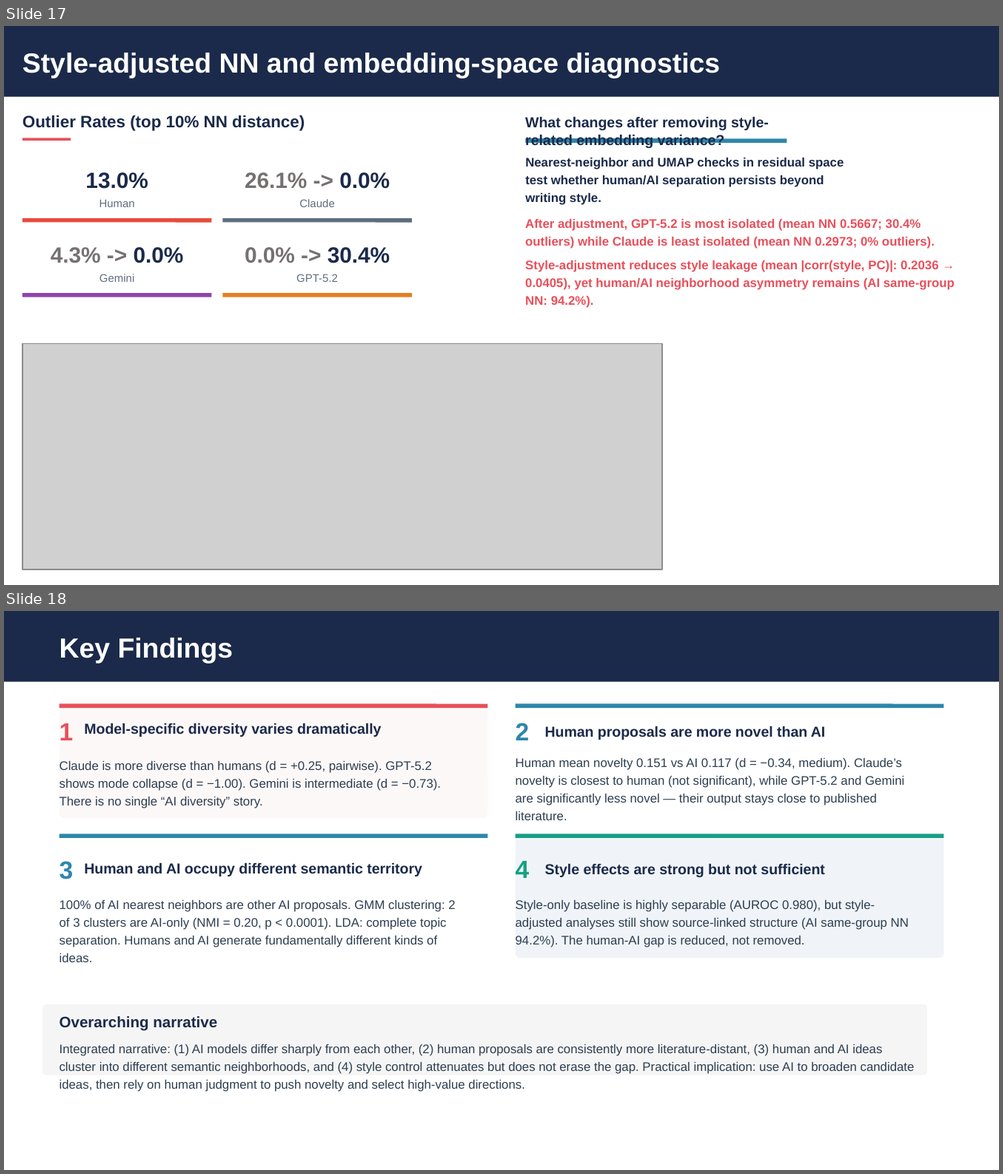
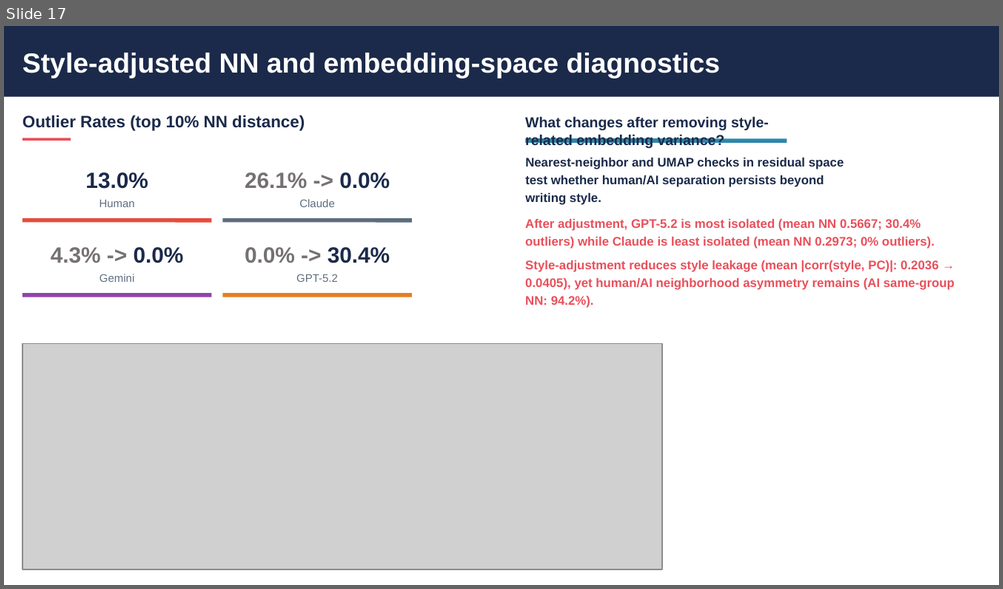
Before and after one commit to eveyhuang/human-AI-proposal, a slide deck: results/diversity_analysis_presentation_baseline_updated_20260218.pptx. Shown one above the other, each under a label of ours: slides 17 and 18 before the commit, slide 17 after it. The pictures are 1003x1174 and 1003x589 pixels, drawn with LibreOffice and Linux fonts; fonts in the diff are those of the drawing; grey boxes stand for pictures. Boxes give left, top, right and bottom in pixels: in the first picture for what was removed or moved away, otherwise in the second. Text is boxed around its words. In the diff, an @@ line names an element or a change of style, - is before the commit and + after.

Commit message:
fix errors in compare proposals and update quality to slides

```diff
--- a/results/diversity_analysis_presentation_baseline_updated_20260218.pptx
+++ b/results/diversity_analysis_presentation_baseline_updated_20260218.pptx
@@ slide 18 removed at (x1=4, y1=611, x2=999, y2=1170), background #FFFFFF @@
@@ rectangle removed at (x1=4, y1=611, x2=999, y2=681) @@
@@ text removed at (x1=60, y1=638, x2=233, y2=664) @@
-Key Findings
@@ rounded rectangle removed at (x1=60, y1=703, x2=489, y2=818) @@
@@ line removed from (60, 706) to (487, 706) @@
@@ line removed from (515, 706) to (943, 706) @@
@@ text removed at (x1=60, y1=723, x2=74, y2=741) @@
-1
@@ text removed at (x1=84, y1=723, x2=381, y2=737) @@
-Model-specific diversity varies dramatically
@@ text removed at (x1=515, y1=723, x2=529, y2=741) @@
-2
@@ text removed at (x1=545, y1=726, x2=825, y2=740) @@
-Human proposals are more novel than AI
@@ text removed at (x1=60, y1=761, x2=441, y2=809) @@
-Claude is more diverse than humans (d = +0.25, pairwise). GPT-5.2 shows mode collapse (d = −1.00). Gemini is intermediate (d = −0.73). There is no single “AI diversity” story.
@@ text removed at (x1=515, y1=758, x2=904, y2=806) @@
-Human mean novelty 0.151 vs AI 0.117 (d = −0.34, medium). Claude’s novelty is closest to human (not significant), while GPT-5.2 and Gemini are significantly less novel — their output stays close to published literature.
@@ line removed from (60, 836) to (487, 836) @@
@@ rounded rectangle removed at (x1=515, y1=834, x2=944, y2=958) @@
@@ line removed from (515, 836) to (943, 836) @@
@@ text removed at (x1=60, y1=861, x2=74, y2=880) @@
-3
@@ text removed at (x1=84, y1=863, x2=422, y2=877) @@
-Human and AI occupy different semantic territory
@@ text removed at (x1=515, y1=861, x2=529, y2=878) @@
-4
@@ text removed at (x1=545, y1=863, x2=824, y2=877) @@
-Style effects are strong but not sufficient
@@ text removed at (x1=60, y1=900, x2=455, y2=948) @@
-100% of AI nearest neighbors are other AI proposals. GMM clustering: 2 of 3 clusters are AI-only (NMI = 0.20, p < 0.0001). LDA: complete topic separation. Humans and AI generate fundamentally different kinds of ideas.
@@ text removed at (x1=515, y1=900, x2=908, y2=948) @@
-Style-only baseline is highly separable (AUROC 0.980), but style-adjusted analyses still show source-linked structure (AI same-group NN 94.2%). The human-AI gap is reduced, not removed.
@@ rounded rectangle removed at (x1=42, y1=1005, x2=927, y2=1076) @@
@@ text removed at (x1=60, y1=1017, x2=217, y2=1031) @@
-Overarching narrative
@@ text removed at (x1=60, y1=1045, x2=914, y2=1092) @@
-Integrated narrative: (1) AI models differ sharply from each other, (2) human proposals are consistently more literature-distant, (3) human and AI ideas cluster into different semantic neighborhoods, and (4) style control attenuates but does not erase the gap. Practical implication: use AI to broaden candidate ideas, then rely on human judgment to push novelty and select high-value directions.
```
Also in this commit, not shown: 13 slides added, 1 other slide removed, 19 other files.
